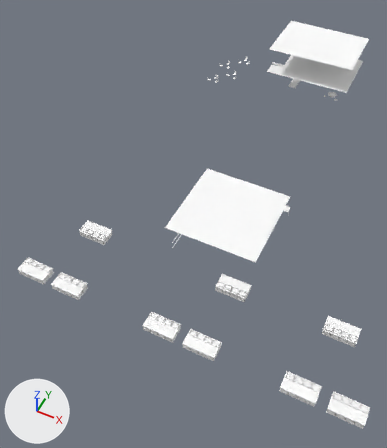
The OBJ model Assets/models/maps/belltower/compiler-safe/west/west_051_planks.obj as it was, and as the next commit left it.
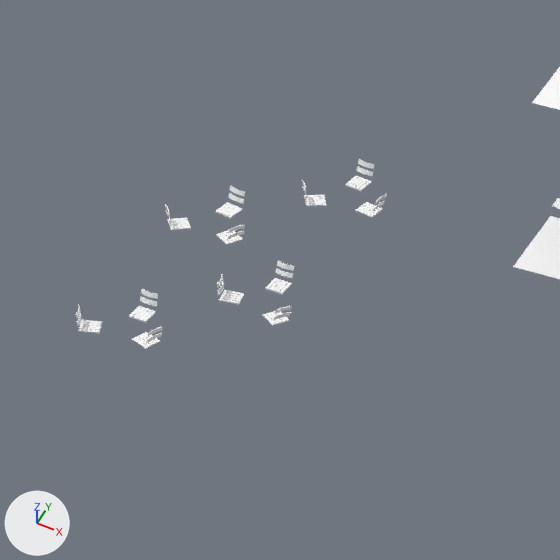
Each version is shown whole from a 50 mm lens placed at (1572.0, -2262.0, 1700.0), pointed at (829.0, -776.0, -157.0), then close up on the part from 51% to 71% of the width and 8% to 25% of the height. The lights are fixed; the arrows at lower left show +X, +Y and +Z. The older version's two pictures come first. Where no turn or scale is listed for an object, it has been applied to the vertices.

Names of what the first close-up shows: 'west_051_planks'.
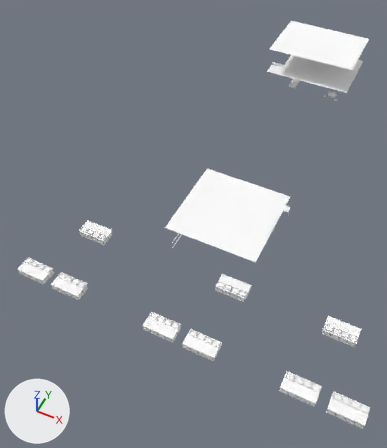
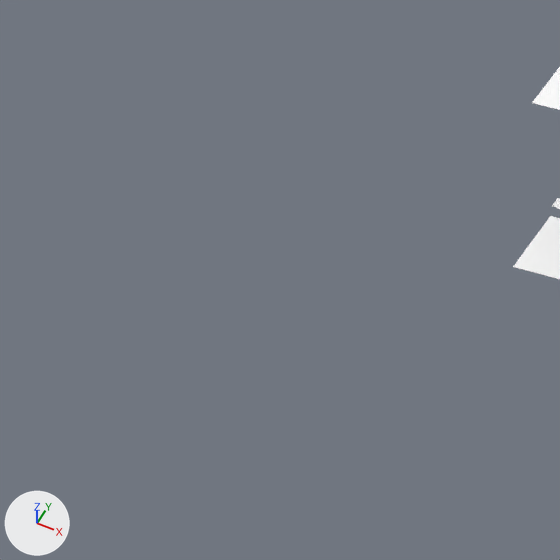
Location of each change, [x1, y1, x2, y2] in pixels of the close-ups (560 x 560 px):
'west_051_planks', reshaped: before [76, 67, 560, 349]; after [513, 67, 560, 279]
part 1 of me_west_051_planks, deleted: before [76, 159, 386, 349]

The edits, one by one:
me_west_051_planks is used by ob_west_051_planks; location (0.0, 0.0, 0.0).
me_west_051_planks had 9830 vertices, 14532 faces and spanned x 399.0..1761.0, y -1443.0..872.0, z 2.0..268.0.
me_west_051_planks now has 8174 vertices, 12048 faces and spans x 399.0..1761.0, y -1443.0..443.0, z 2.0..268.0.
me_west_051_planks part 1: 207 loose pieces with 1656 vertices, spanning x 486.0..1166.0, y 71.0..872.0, z 15.0..32.0, are deleted.
